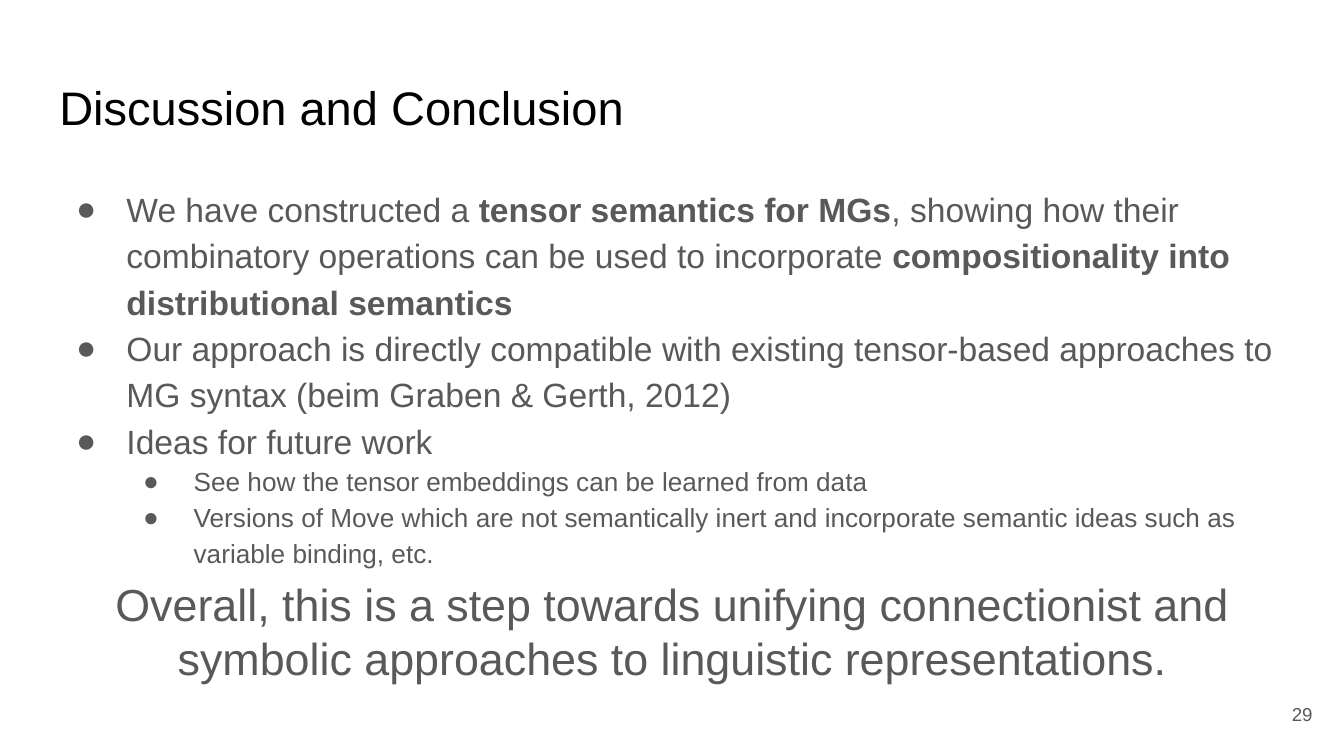
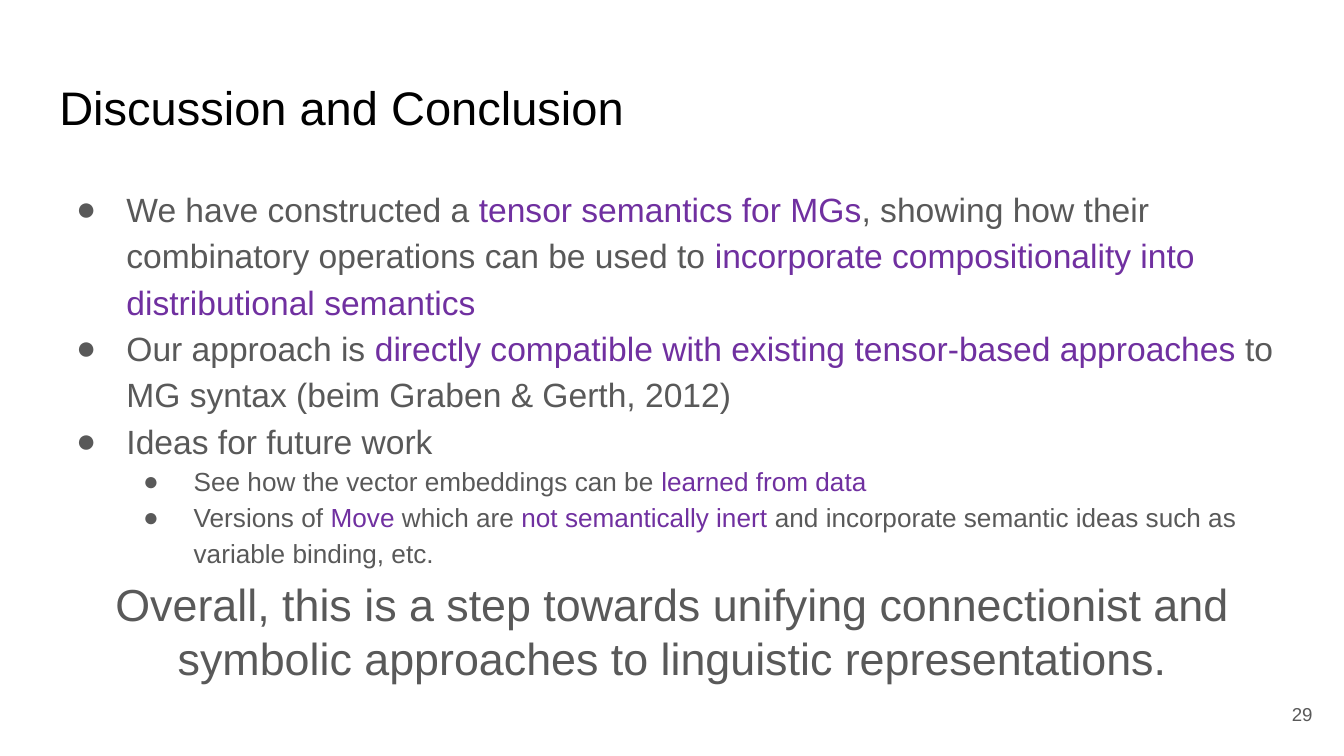
Before and after one commit to JPJ280/jpj280.github.io, a slide deck: slide 29 of publications/SCIL_2026_MG_Tensors/slides/SCIL_2026_MG_Tensors_Slides.pptx. Drawn at 1344x756 pixels with LibreOffice and Linux fonts; fonts in the diff are those of the drawing. Boxes give left, top, right and bottom in pixels: in the first picture for what was removed or moved away, otherwise in the second. Text is boxed around its words. In the diff, an @@ line names an element or a change of style, - is before the commit and + after.

```diff
--- a/publications/SCIL_2026_MG_Tensors/slides/SCIL_2026_MG_Tensors_Slides.pptx
+++ b/publications/SCIL_2026_MG_Tensors/slides/SCIL_2026_MG_Tensors_Slides.pptx
@@ text at (x1=126, y1=197, x2=1273, y2=569): text colour #595959 to #7030A0 in "tensor semantics for MGs, incorporate compositionality into ...", "directly compatible with existing tensor-based approaches", "Move not semantically inert"; bold off in "tensor semantics for MGs, compositionality into distribution ..." @@
@@ text at (x1=194, y1=472, x2=866, y2=497): text changed @@
-  ● See how the tensor embeddings can be learned from data
+  ● See how the vector embeddings can be learned from data
```
Also in this commit, not shown: 6 other slides changed, 6 slides added, 2 other files.
